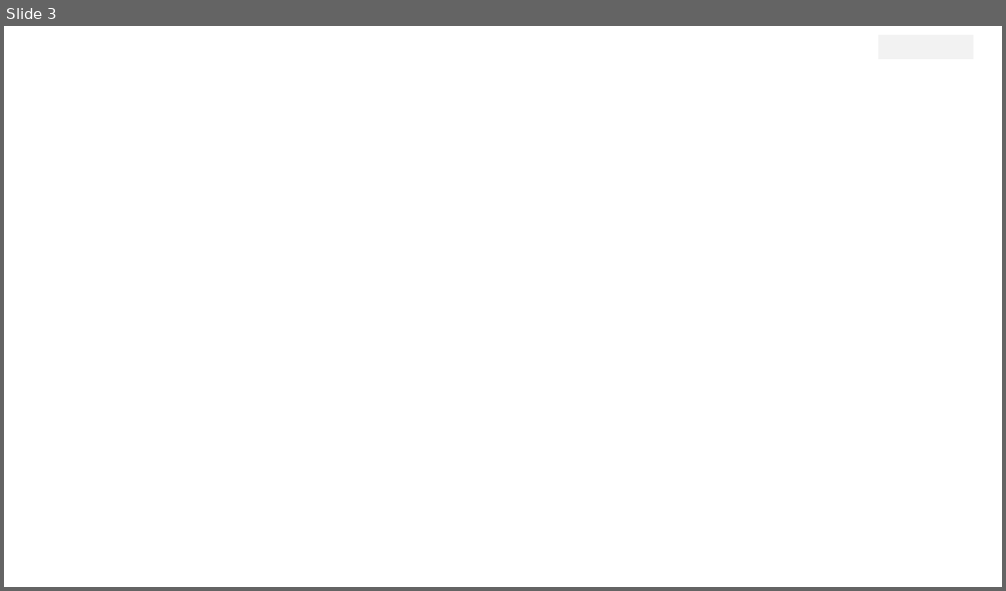
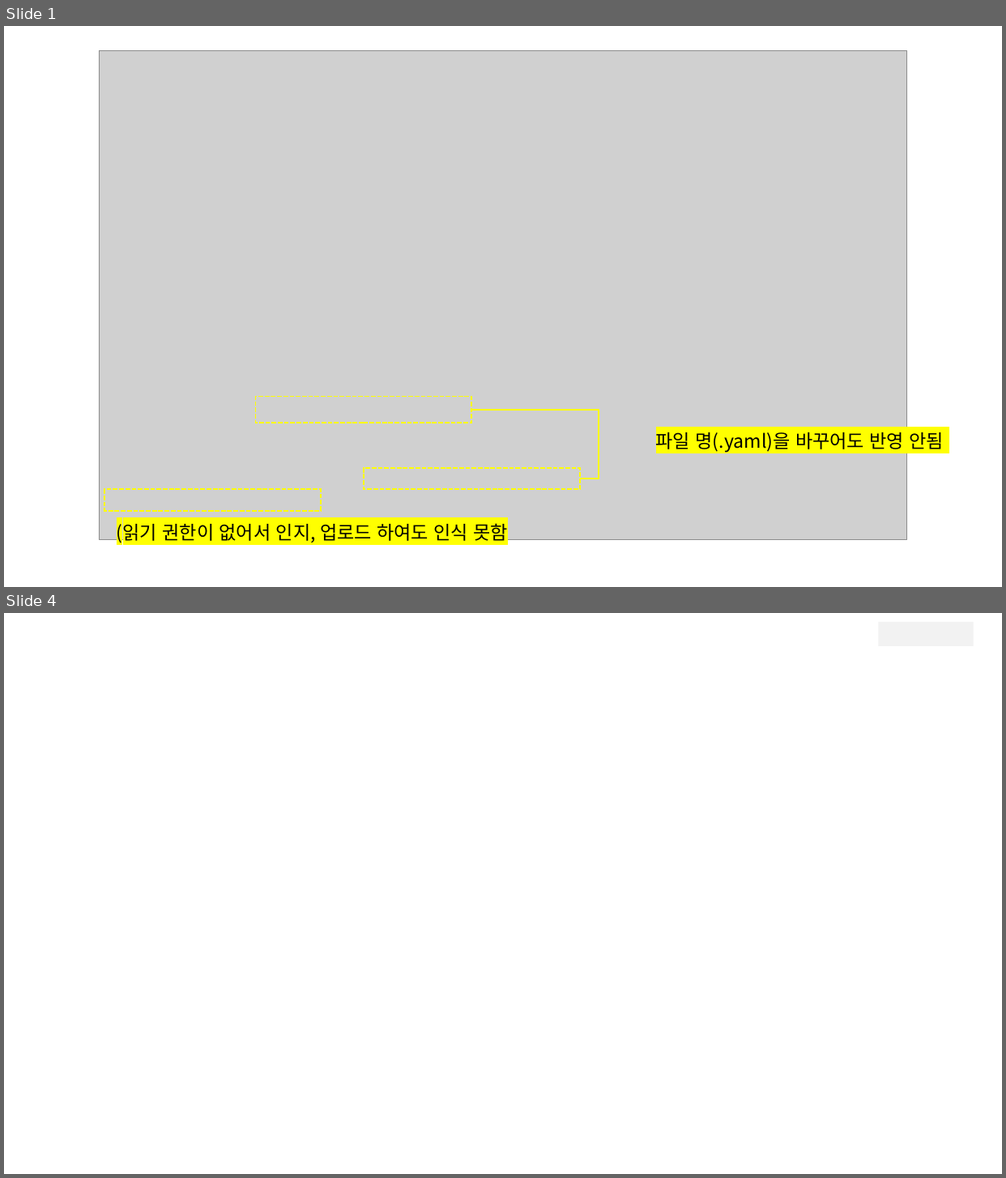
Before and after one commit to bigdata-car/kadap-manual, a slide deck: assets/06-dataspace/image.pptx. Shown one above the other, each under a label of ours: slide 3 before the commit, slides 1 and 4 after it; the slides between them are not shown. The pictures are 1006x591 and 1006x1178 pixels, drawn with LibreOffice and Linux fonts; fonts in the diff are those of the drawing; grey boxes stand for pictures; background and template pictures are left out. Boxes give left, top, right and bottom in pixels: in the first picture for what was removed or moved away, otherwise in the second. Text is boxed around its words. In the diff, an @@ line names an element or a change of style, - is before the commit and + after.

```diff
--- a/assets/06-dataspace/image.pptx
+++ b/assets/06-dataspace/image.pptx
@@ slide 1 added at (4,26,1002,587), background #FFFFFF @@
@@ picture added at (100,50,907,540) @@
@@ rectangle added at (256,396,472,423), outline #FFFF00 1.5 pt dashed @@
@@ elbow line added from (472, 410) to (580, 479), #FFFF00 1.5 pt @@
@@ text added at (656,433,944,453), 18 pt, text #000000 @@
+파일 명(.yaml)을 바꾸어도 반영 안됨
@@ rectangle added at (364,468,581,489), outline #FFFF00 1.5 pt dashed @@
@@ rectangle added at (105,489,322,510), outline #FFFF00 1.5 pt dashed @@
@@ text added at (117,520,508,544), 18 pt, text #000000 @@
+(읽기 권한이 없어서 인지, 업로드 하여도 인식 못함
@@ what was slide 3 is now slide 4 @@
```
Also in this commit, not shown: 4 other slides added, 2 slides removed.
